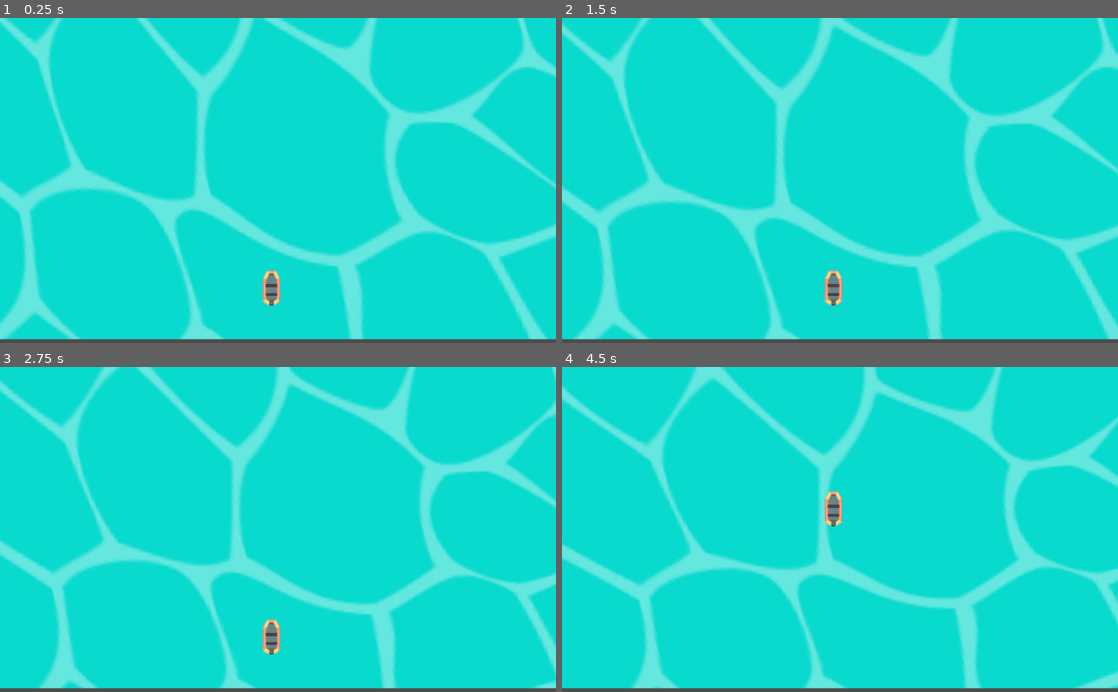
Above: before the commit, frames 1-4 (two rows, left to right).
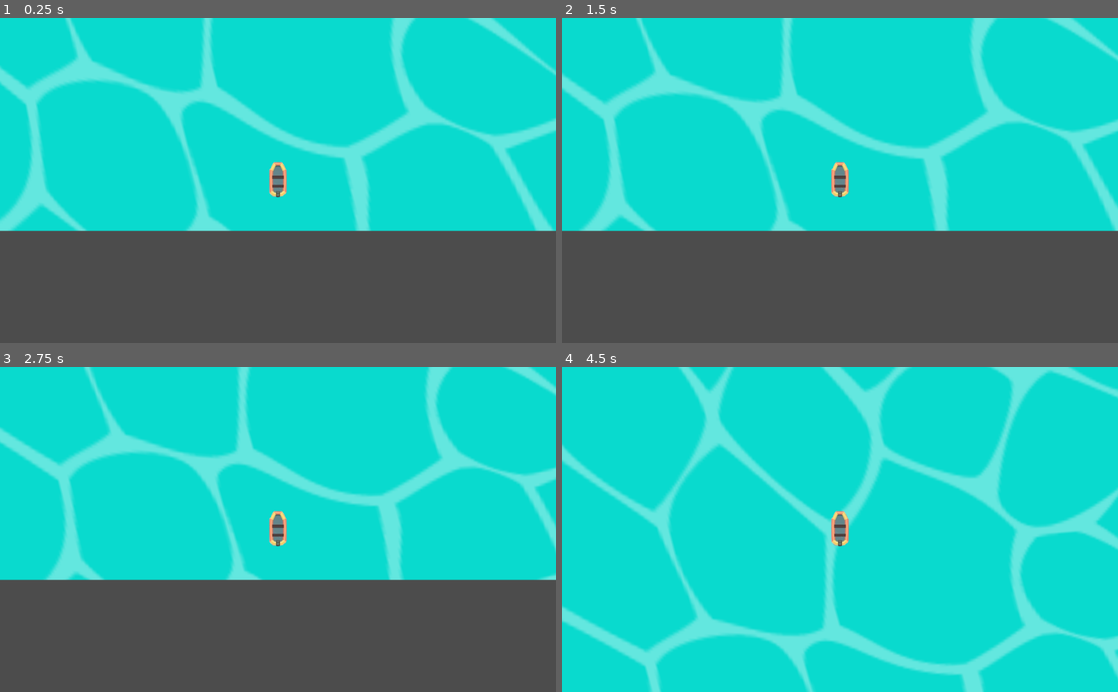
Above: after the commit, the same moments.

Repository: Maxic/KingOfRedVikings
Game: Godot game, scene res://Main.tscn
The game is run twice, just before and just after one commit, with the same random seed, the same clock (stepped at 60 frames per second) and the same inputs.
Inputs:
- Up to frame 1 (0.25 s): no input
- Up to frame 2 (1.5 s): hold Right (ui_right) 0.53-1.28 s; hold Z (boost, bound only after the commit) 0.53-1.28 s; hold Down (ui_down) from 1.28 s (still down); tap Z (boost, bound only after the commit) at 1.35 s
- Up to frame 3 (2.75 s): release Down (ui_down) at 2.03 s; hold Right (ui_right) from 2.03 s (still down); hold Z (boost, bound only after the commit) from 2.03 s (still down)
- Up to frame 4 (4.5 s): release Right (ui_right) at 2.78 s; release Z (boost, bound only after the commit) at 2.78 s; hold Up (ui_up) 2.78-3.53 s; tap Z (boost, bound only after the commit) at 2.85, 4.35 s; hold Z (boost, bound only after the commit) 3.53-4.28 s; hold Left (ui_left) from 3.53 s (still down)

The runs differ from the first frame. In frame 1, 52% of the frame differs, in the area x 0-100%, y 0-99%; in frame 2, 51%; in frame 3, 51%; in frame 4, 29%.

Commit message:
added boost :sparkler:

Diff:
--- a/dinghy.tscn
+++ b/dinghy.tscn
@@ -30,3 +30,6 @@
 [node name="CollisionShape2D" type="CollisionShape2D" parent="body"]
 position = Vector2( 0, -3.32957 )
 shape = SubResource( 4 )
+
+[node name="Camera2D" type="Camera2D" parent="body"]
+current = true
--- a/engine.gd
+++ b/engine.gd
@@ -11,6 +11,10 @@
 	direction.y = Input.is_action_pressed("ui_up")
 	var thrust_vec = Vector2(0, thrust*-1) * direction.y
 
+	if Input.is_action_pressed("boost"):
+		thrust_vec = thrust_vec * 5
+		torque = 12000
+
 	applied_force = thrust_vec.rotated(rotation)
 
 	var rotation_dir = 0
--- a/project.godot
+++ b/project.godot
@@ -19,6 +19,14 @@
 run/main_scene="res://Main.tscn"
 config/icon="res://icon.png"
 
+[input]
+
+boost={
+"deadzone": 0.5,
+"events": [ Object(InputEventKey,"resource_local_to_scene":false,"resource_name":"","device":0,"alt":false,"shift":false,"control":false,"meta":false,"command":false,"pressed":false,"scancode":90,"unicode":0,"echo":false,"script":null)
+ ]
+}
+
 [rendering]
 
 environment/default_environment="res://default_env.tres"
